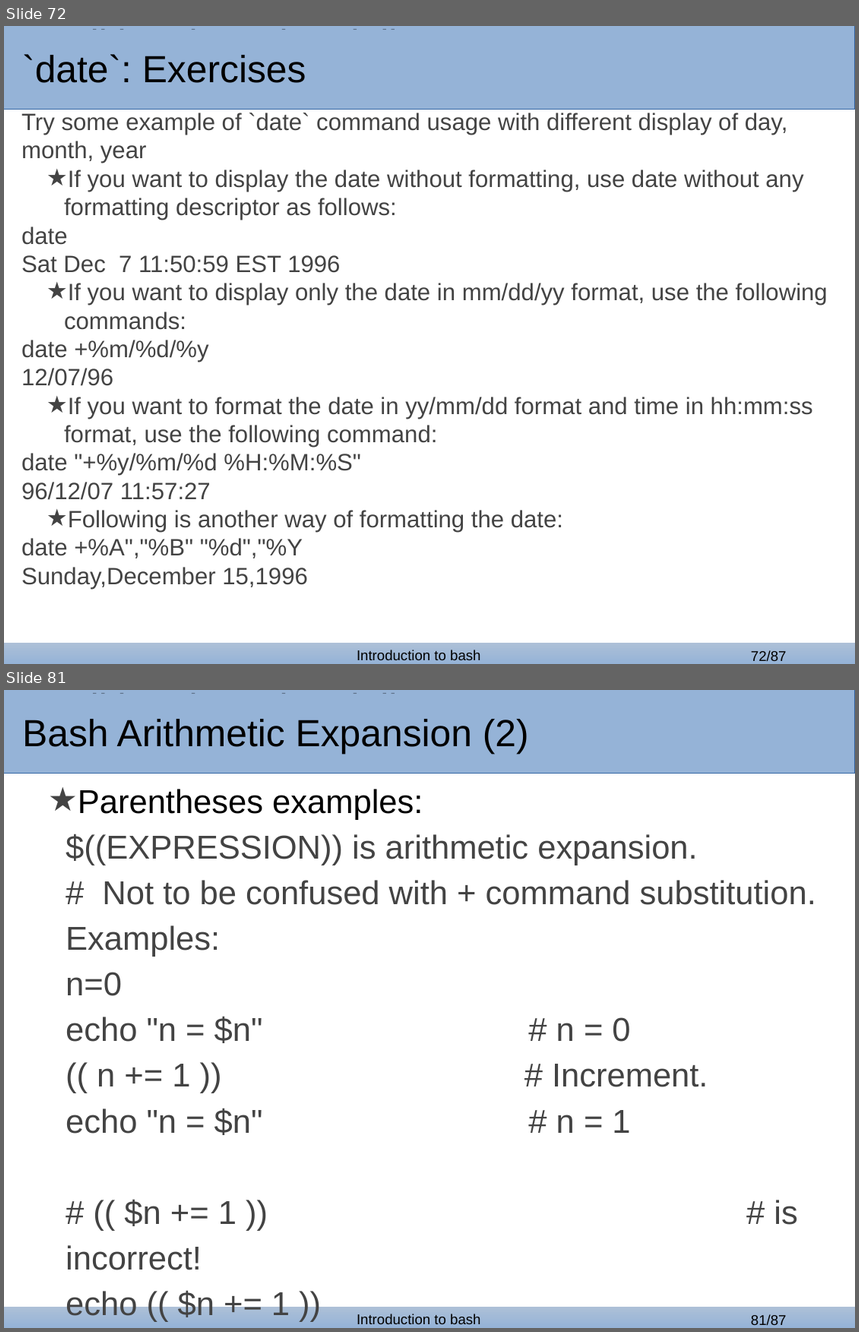
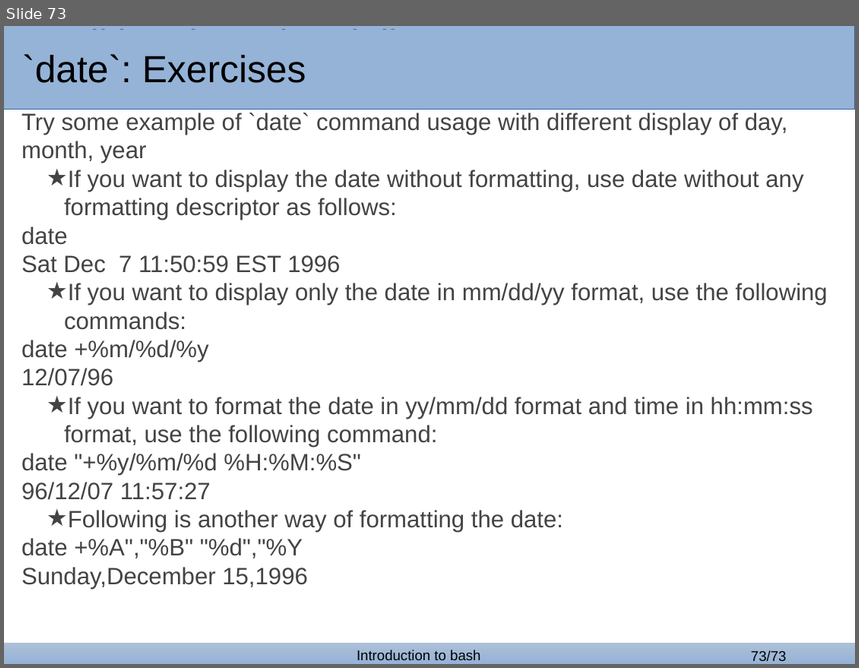
Before and after one commit to GozDavid/bash_lectures, a slide deck: bash_1.odp. Shown one above the other, each under a label of ours: slides 72 and 81 before the commit, slide 73 after it; the slides between them are not shown. The pictures are 859x1332 and 859x668 pixels, drawn with LibreOffice and Linux fonts; fonts in the diff are those of the drawing; background and template pictures are left out. Boxes give left, top, right and bottom in pixels: in the first picture for what was removed or moved away, otherwise in the second. Text is boxed around its words. In the diff, an @@ line names an element or a change of style, - is before the commit and + after.

```diff
--- a/bash_1.odp
+++ b/bash_1.odp
@@ slide 81 removed at box(4, 690, 855, 1328), background #FFFFFF; not listed: 4 template elements that a slide beside it also shows @@
@@ rectangle removed at box(4, 693, 703, 770) @@
-Bash Arithmetic Expansion (2)
@@ title removed at box(22, 693, 469, 728) @@
-Traditional service delivery
@@ text removed at box(66, 789, 816, 1318) @@
-★ Parentheses examples:
-$((EXPRESSION)) is arithmetic expansion.
-# Not to be confused with + command substitution.
-Examples:
-n=0
-echo "n = $n" # n = 0
-(( n += 1 )) # Increment.
-echo "n = $n" # n = 1
-# (( $n += 1 )) # is incorrect!
-echo (( $n += 1 ))
@@ what was slide 72 is now slide 73 @@
@@ page number at box(751, 651, 787, 661): text changed @@
-72/87
+73/73
```
Also in this commit, not shown: 4 slides changed, 1 slide added, 14 other slides removed, 1 other file.
